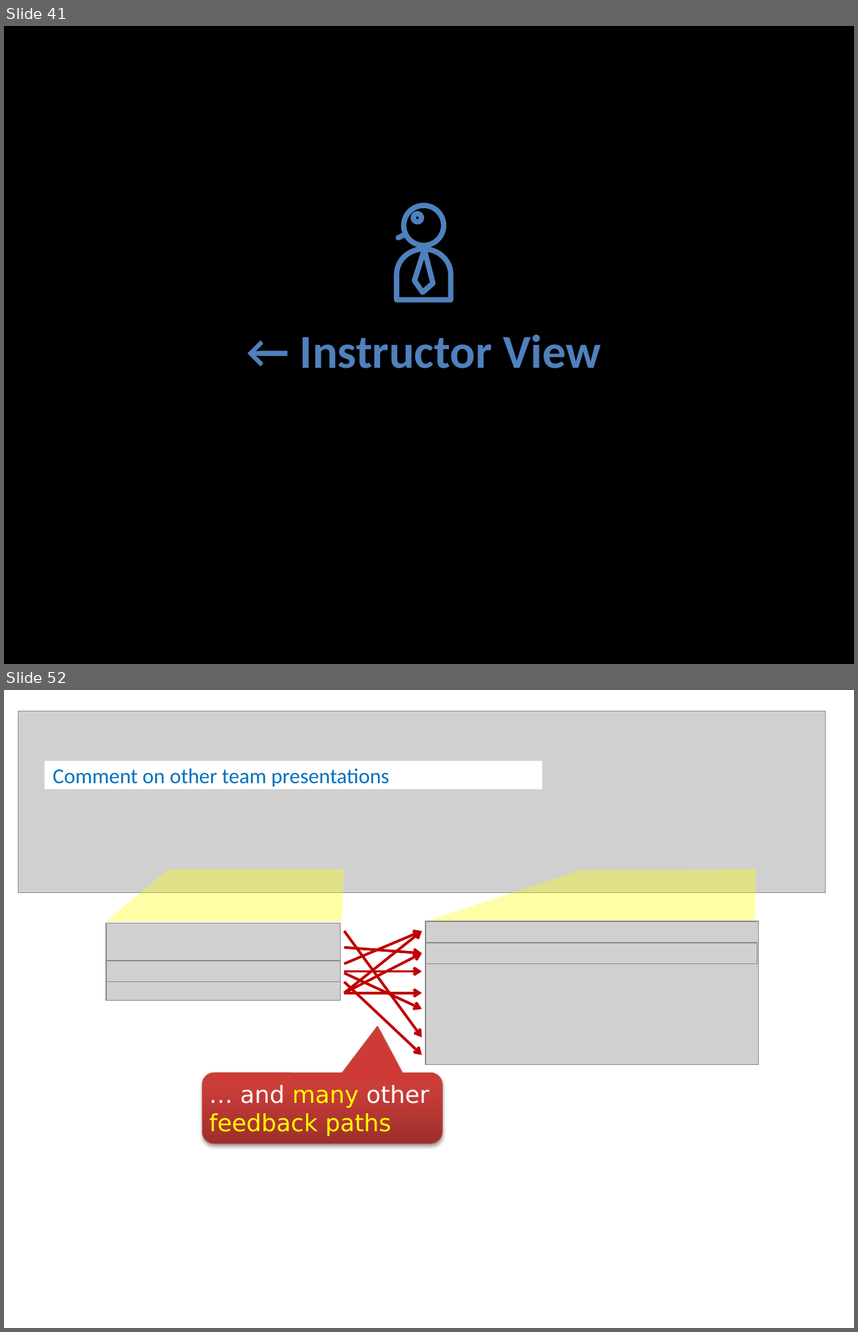
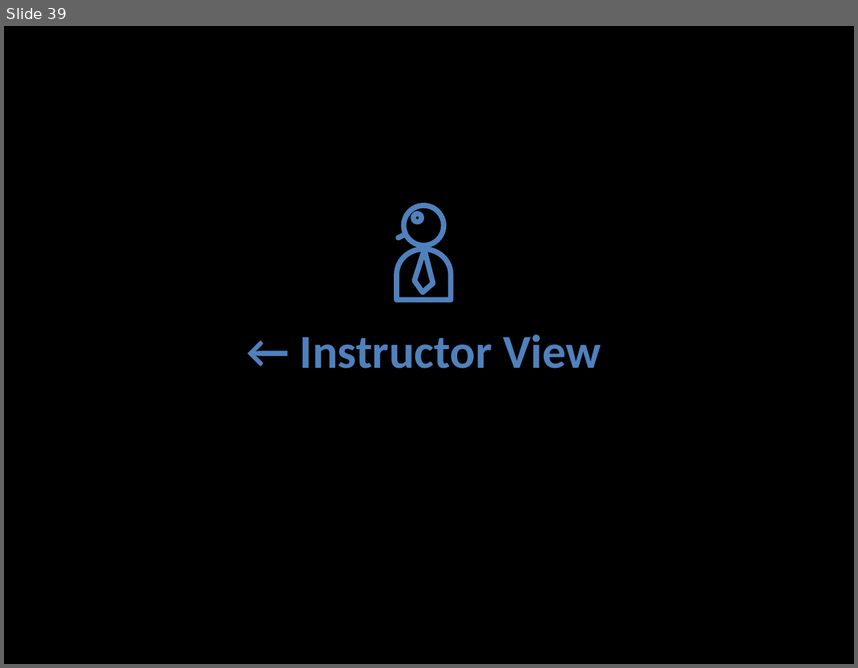
Before and after one commit to TEAMMATES/teammates, a slide deck: doc/video/video tour.pptx. Shown one above the other, each under a label of ours: slides 41 and 52 before the commit, slide 39 after it; the slides between them are not shown. The pictures are 858x1332 and 858x668 pixels, drawn with LibreOffice and Linux fonts; fonts in the diff are those of the drawing; grey boxes stand for pictures. Boxes give left, top, right and bottom in pixels: in the first picture for what was removed or moved away, otherwise in the second. Text is boxed around its words. In the diff, an @@ line names an element or a change of style, - is before the commit and + after.

```diff
--- a/doc/video/video tour.pptx
+++ b/doc/video/video tour.pptx
@@ slide 52 removed at <box>4,690,854,1328</box>, background #FFFFFF @@
@@ picture removed at <box>18,711,826,892</box> @@
@@ rectangle removed at <box>45,760,543,789</box> @@
-Comment on other team presentations
@@ freeform shape removed at <box>106,869,344,920</box> @@
@@ freeform shape removed at <box>428,869,755,920</box> @@
@@ picture removed at <box>106,923,341,1000</box> @@
@@ arrow removed from (344, 931) to (422, 1037) @@
@@ arrow removed from (344, 964) to (422, 931) @@
@@ arrow removed from (344, 993) to (422, 931) @@
@@ picture removed at <box>426,921,759,1065</box> @@
@@ arrow removed from (344, 947) to (422, 953) @@
@@ arrow removed from (344, 993) to (422, 953) @@
@@ picture removed at <box>426,943,757,964</box> @@
@@ picture removed at <box>106,960,341,982</box> @@
@@ arrow removed from (344, 972) to (422, 972) @@
@@ arrow removed from (344, 973) to (422, 1009) @@
@@ arrow removed from (344, 993) to (422, 993) @@
@@ arrow removed from (344, 982) to (422, 1055) @@
@@ rounded speech box removed at <box>202,1072,441,1143</box> @@
-… and many other feedback paths
@@ what was slide 41 is now slide 39 @@
```
Also in this commit, not shown: 18 slides changed, 21 slides added, 28 other slides removed.
